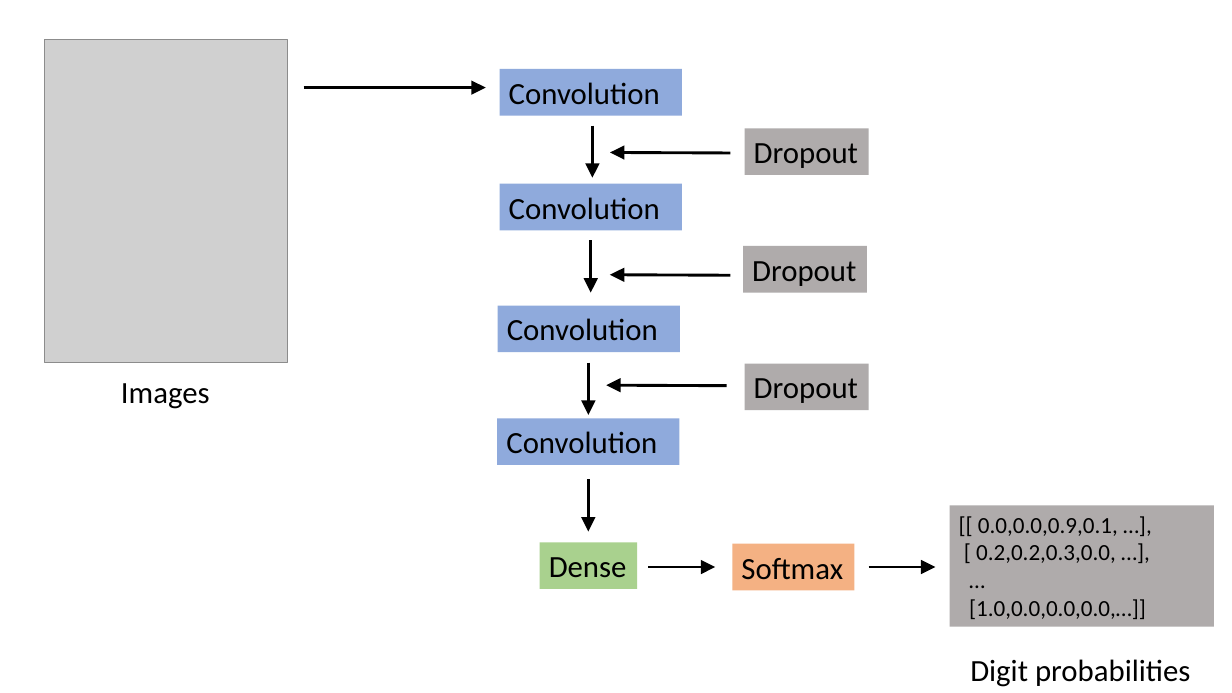
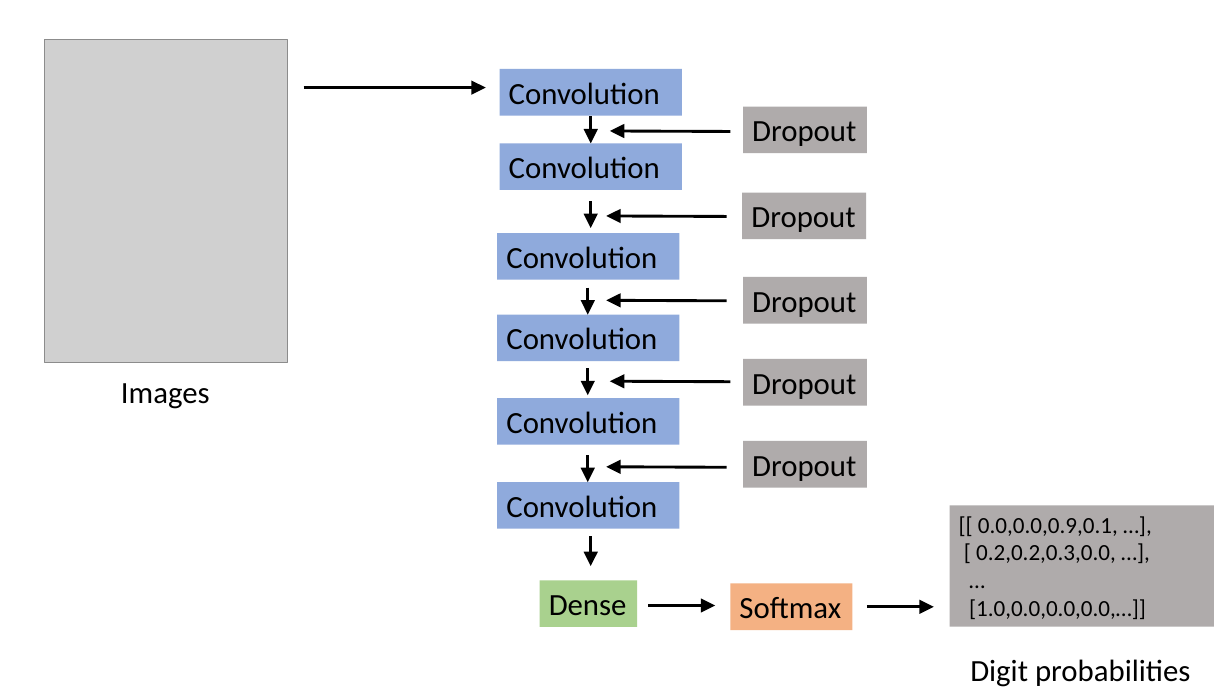
Before and after one commit to philip-brohan/ML_ATB2, a slide deck: slide 1 of docs/models/deep_convolutional_transcriber/DCT.pptx. Drawn at 1232x693 pixels with LibreOffice and Linux fonts; fonts in the diff are those of the drawing; grey boxes stand for pictures. Boxes give left, top, right and bottom in pixels: in the first picture for what was removed or moved away, otherwise in the second. Text is boxed around its words. In the diff, an @@ line names an element or a change of style, - is before the commit and + after.

```diff
--- a/docs/models/deep_convolutional_transcriber/DCT.pptx
+++ b/docs/models/deep_convolutional_transcriber/DCT.pptx
@@ arrow moved from (592, 126) - (592, 177) to (591, 116) - (591, 143) @@
@@ rectangle "Dropout": place and size @@
-rectangle "Dropout" at [745, 128, 869, 175]
+rectangle "Dropout" at [743, 106, 867, 152]
@@ rectangle "Convolution": place and size @@
-rectangle "Convolution" at [500, 184, 682, 230]
+rectangle "Convolution" at [500, 143, 682, 189]
@@ arrow moved from (731, 153) - (610, 152) to (730, 131) - (610, 131) @@
@@ arrow added from (591, 201) to (591, 228), #000000 2.25 pt @@
@@ rectangle "Dropout": place and size @@
-rectangle "Dropout" at [743, 246, 867, 292]
+rectangle "Dropout" at [742, 192, 866, 238]
@@ rectangle "Convolution": place and size @@
-rectangle "Convolution" at [498, 306, 680, 352]
+rectangle "Convolution" at [497, 233, 679, 279]
@@ arrow moved from (730, 275) - (610, 274) to (726, 216) - (606, 216) @@
@@ arrow moved from (591, 240) - (591, 293) to (588, 287) - (588, 314) @@
@@ rectangle "Dropout": place and size @@
-rectangle "Dropout" at [745, 363, 869, 409]
+rectangle "Dropout" at [743, 277, 867, 323]
@@ rectangle "Convolution": place and size @@
-rectangle "Convolution" at [497, 419, 679, 465]
+rectangle "Convolution" at [497, 314, 679, 360]
@@ arrow moved from (726, 385) - (606, 385) to (726, 301) - (606, 300) @@
@@ arrow moved from (589, 363) - (589, 415) to (588, 369) - (588, 396) @@
@@ arrow added from (730, 382) to (610, 382), #000000 2.25 pt @@
@@ rectangle added at [743, 360, 867, 406], fill #AFABAB, 24 pt, text #000000 @@
+Dropout
@@ rectangle added at [497, 398, 679, 445], fill #8FAADC, 24 pt, text #000000 @@
+Convolution
@@ rectangle added at [743, 441, 867, 487], fill #AFABAB, 24 pt, text #000000 @@
+Dropout
@@ arrow added from (588, 456) to (588, 482), #000000 2.25 pt @@
@@ arrow added from (726, 468) to (606, 467), #000000 2.25 pt @@
@@ rectangle added at [497, 482, 679, 529], fill #8FAADC, 24 pt, text #000000 @@
+Convolution
@@ arrow moved from (589, 480) - (589, 531) to (591, 536) - (591, 567) @@
@@ rectangle "Dense": place and size @@
-rectangle "Dense" at [540, 543, 637, 589]
+rectangle "Dense" at [540, 580, 637, 627]
@@ rectangle "Softmax": place and size @@
-rectangle "Softmax" at [733, 543, 855, 590]
+rectangle "Softmax" at [730, 583, 852, 629]
@@ arrow moved from (649, 567) - (715, 567) to (649, 605) - (715, 605) @@
@@ arrow moved from (869, 567) - (935, 567) to (867, 607) - (934, 607) @@
```
Also in this commit, not shown: 8 other files.
